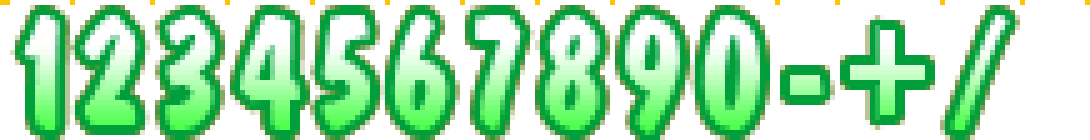
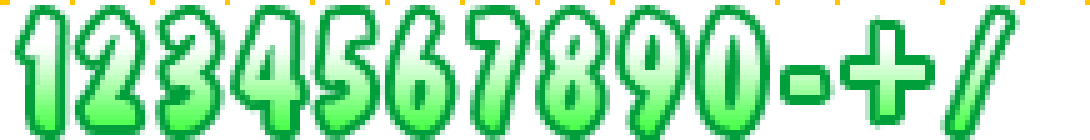
Layers edited between the first and the second (1090, 140) image:
hid "начисление баллов" over (20, 15, 1010, 135)
